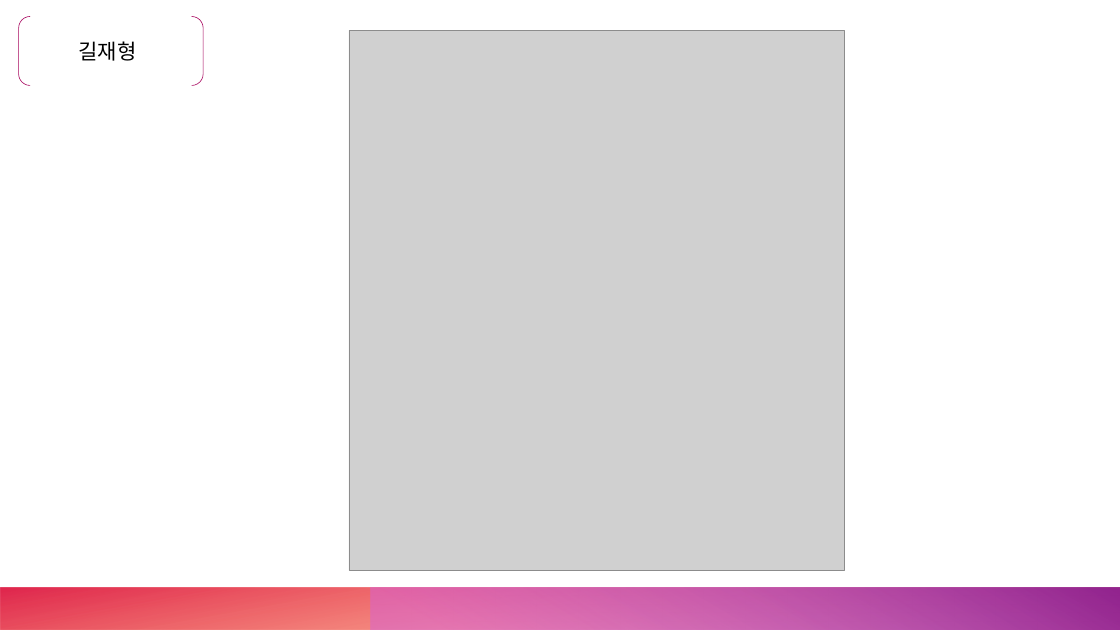
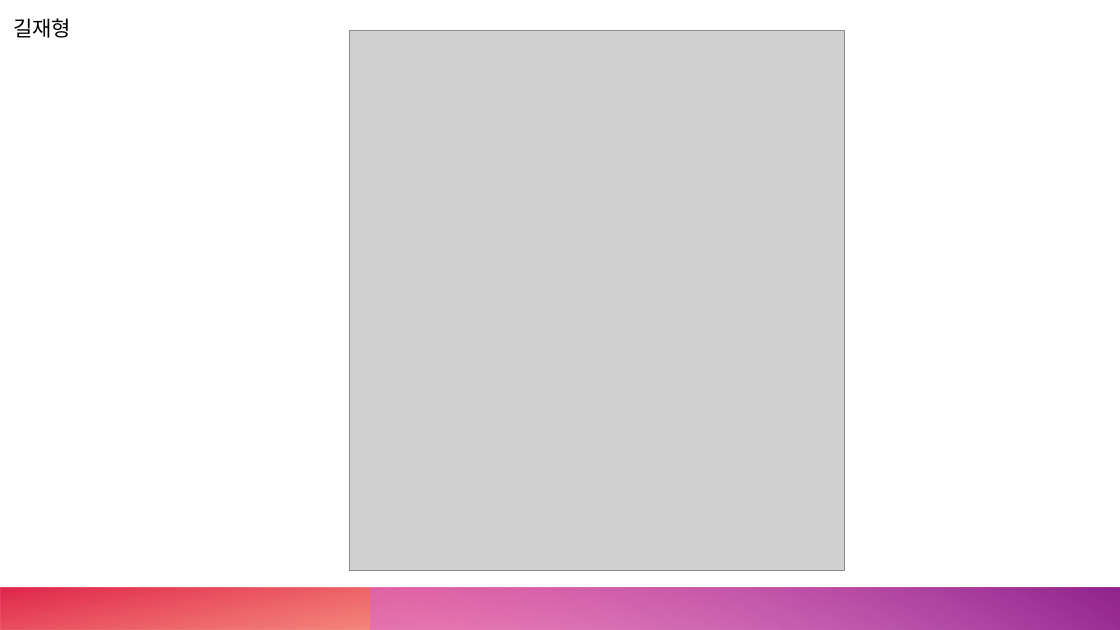
Before and after one commit to Mrgil0/FourGlass, a slide deck: slide 9 of FourGlass/FourGlass.pptx (slide 8 before the commit). Drawn at 1120x630 pixels with LibreOffice and Linux fonts; fonts in the diff are those of the drawing; grey boxes stand for pictures. Boxes give left, top, right and bottom in pixels: in the first picture for what was removed or moved away, otherwise in the second. Text is boxed around its words. In the diff, an @@ line names an element or a change of style, - is before the commit and + after.

```diff
--- a/FourGlass/FourGlass.pptx
+++ b/FourGlass/FourGlass.pptx
@@ text "길재형": place and size @@
-text "길재형" at <box>79,41,137,61</box>
+text "길재형" at <box>13,18,71,38</box>
@@ bracket pair removed at <box>18,17,203,86</box> @@
```
Also in this commit, not shown: 6 other slides changed, 4 slides added, 1 slide removed.
